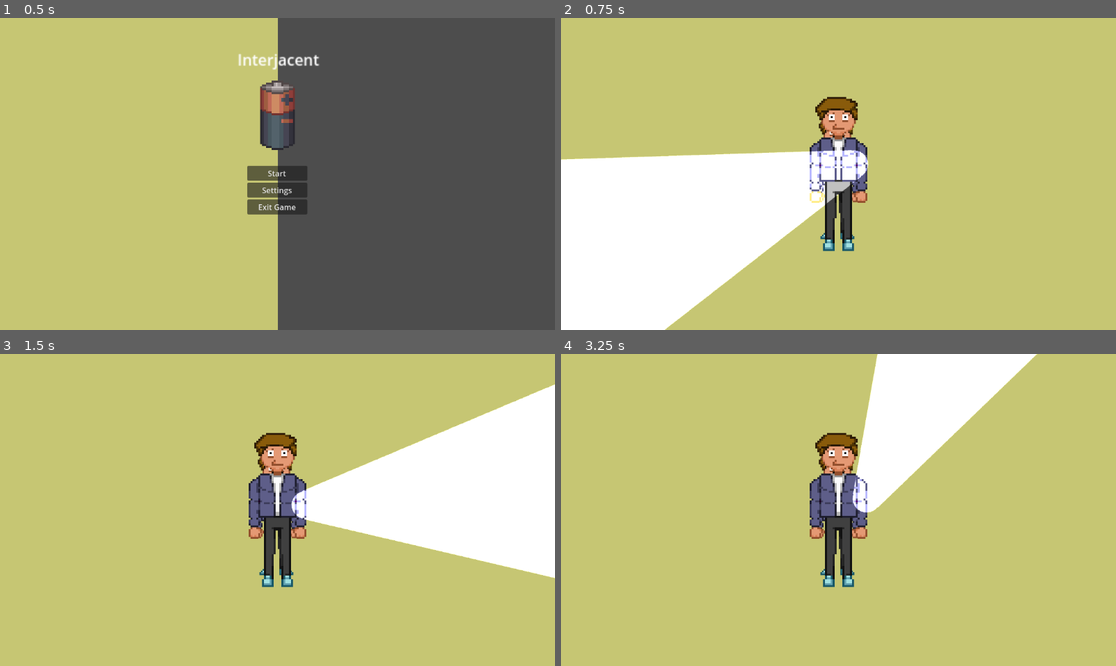
Above: before the commit, frames 1-4 (two rows, left to right).
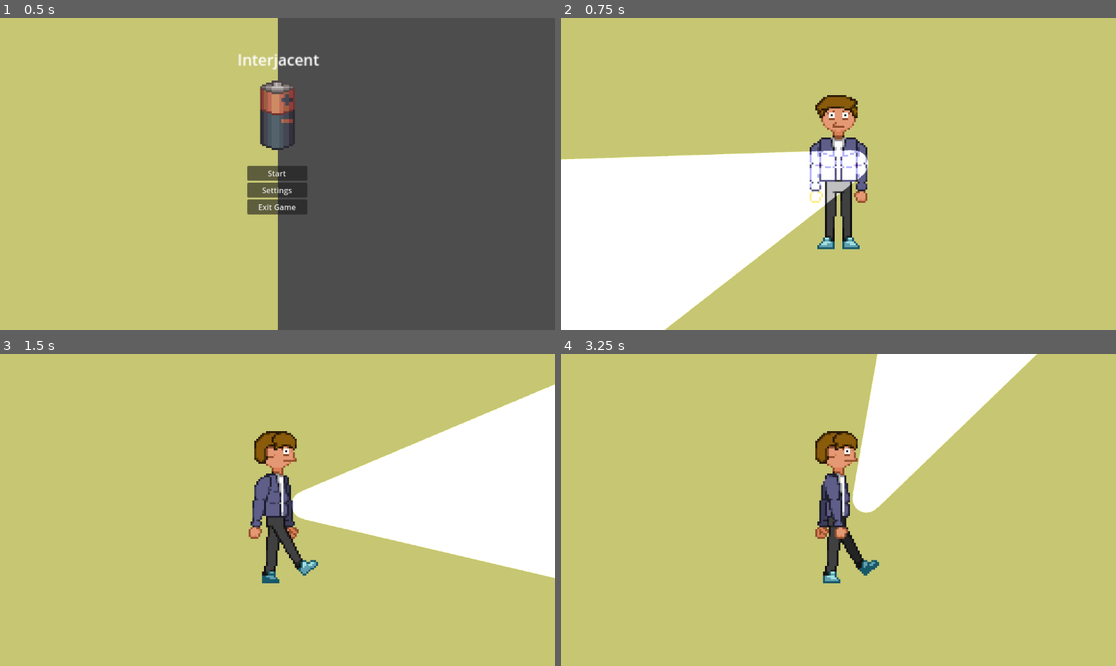
Above: after the commit, the same moments.

Repository: ChloeMayLikeCheese/GDD112-Group-Project
Game: Godot game, scene res://Menus/start_menu.tscn
Same seed, same stepped clock (60 frames per second), same inputs: the game is played once before the commit and once after it.
Inputs (mouse positions are in pixels of both pictures, inside the frame that each line leads up to):
- Up to frame 1 (0.5 s): no input
- Up to frame 2 (0.75 s): click "Start" at 0.5 s
- Up to frame 3 (1.5 s): tap Enter at 1.25 s; move the mouse to (399, 494) at 1.27 s; hold D (Right) from 1.28 s (still down)
- Up to frame 4 (3.25 s): move the mouse to (727, 525) at 2.02 s; release D (Right) at 2.03 s; hold S (Down) 2.03-2.78 s; move the mouse to (894, 441) at 2.77 s; hold D (Right) from 2.78 s (still down)

Frame 1 is identical in both runs. In frame 2, 0.8% of the frame differs, in the area x 45-54%, y 24-75%; in frame 3, 2.7%; in frame 4, 3.0%, in the area x 44-58%, y 24-75%.

Commit message:
Animations

Diff:
--- a/Creatures/Darkner.gd
+++ b/Creatures/Darkner.gd
@@ -2,7 +2,7 @@
 
 var move_speed = -500
 var chasing = false
-func _physics_process(delta):
+func _physics_process(_delta):
 	if chasing:
 		#global_position.move_toward($"../../Character".global_position, delta * 100)
 
--- a/Creatures/character.gd
+++ b/Creatures/character.gd
@@ -1,12 +1,28 @@
 extends CharacterBody2D
 
-
+@onready var CharacterAnimation = $CharacterAnimations
 
 var speed = 200
 func _process(_delta):
 	var direction = Input.get_vector("Left","Right","Up","Down")
 	velocity = direction * speed
 	move_and_slide()
+	if Input.is_action_pressed("Right"):
+		CharacterAnimation.play("WalkRight")
+	if Input.is_action_pressed("Left"):
+		CharacterAnimation.play("WalkLeft")
+	if Input.is_action_pressed("Up"):
+		CharacterAnimation.play("WalkUp")
+	if Input.is_action_pressed("Down"):
+		CharacterAnimation.play("WalkDown")
+	if Input.is_action_just_released("Right"):
+		CharacterAnimation.play("RightIdle")
+	if Input.is_action_just_released("Left"):
+		CharacterAnimation.play("LeftIdle")
+	if Input.is_action_just_released("Up"):
+		CharacterAnimation.play("UpIdle")
+	if Input.is_action_just_released("Down"):
+		CharacterAnimation.play("DownIdle")
 
 
 func get_last_mouse_pos():
--- a/Creatures/character.tscn
+++ b/Creatures/character.tscn
@@ -1,11 +1,194 @@
-[gd_scene load_steps=5 format=3 uid="uid://caqrfwj78qk08"]
+[gd_scene load_steps=26 format=3 uid="uid://caqrfwj78qk08"]
 
 [ext_resource type="Script" path="res://Creatures/character.gd" id="1_7qeht"]
+[ext_resource type="Texture2D" uid="uid://kj5j1ed7rgs4" path="res://Textures/Sprite sheets/Playerspritesheet.png" id="3_05lnt"]
 [ext_resource type="PackedScene" uid="uid://begj2j3dpscvb" path="res://Scenes/flashlight.tscn" id="3_056hc"]
-[ext_resource type="Texture2D" uid="uid://cn1ng3uylghq5" path="res://Textures/Sprite sheets/Playercharacter.png" id="3_gri71"]
 
 [sub_resource type="RectangleShape2D" id="RectangleShape2D_b7h46"]
 size = Vector2(95, 254)
+
+[sub_resource type="AtlasTexture" id="AtlasTexture_atffv"]
+atlas = ExtResource("3_05lnt")
+region = Rect2(0, 0, 200, 400)
+
+[sub_resource type="AtlasTexture" id="AtlasTexture_v464j"]
+atlas = ExtResource("3_05lnt")
+region = Rect2(3000, 0, 200, 400)
+
+[sub_resource type="AtlasTexture" id="AtlasTexture_57cy0"]
+atlas = ExtResource("3_05lnt")
+region = Rect2(2200, 0, 200, 400)
+
+[sub_resource type="AtlasTexture" id="AtlasTexture_7xoyr"]
+atlas = ExtResource("3_05lnt")
+region = Rect2(3400, 0, 200, 400)
+
+[sub_resource type="AtlasTexture" id="AtlasTexture_qrwb4"]
+atlas = ExtResource("3_05lnt")
+region = Rect2(800, 0, 200, 400)
+
+[sub_resource type="AtlasTexture" id="AtlasTexture_7tjvo"]
+atlas = ExtResource("3_05lnt")
+region = Rect2(1000, 0, 200, 400)
+
+[sub_resource type="AtlasTexture" id="AtlasTexture_hl0pm"]
+atlas = ExtResource("3_05lnt")
+region = Rect2(1200, 0, 200, 400)
+
+[sub_resource type="AtlasTexture" id="AtlasTexture_q6dx0"]
+atlas = ExtResource("3_05lnt")
+region = Rect2(1400, 0, 200, 400)
+
+[sub_resource type="AtlasTexture" id="AtlasTexture_0igk3"]
+atlas = ExtResource("3_05lnt")
+region = Rect2(2400, 0, 200, 400)
+
+[sub_resource type="AtlasTexture" id="AtlasTexture_m45xa"]
+atlas = ExtResource("3_05lnt")
+region = Rect2(2600, 0, 200, 400)
+
+[sub_resource type="AtlasTexture" id="AtlasTexture_coyh5"]
+atlas = ExtResource("3_05lnt")
+region = Rect2(2800, 0, 200, 400)
+
+[sub_resource type="AtlasTexture" id="AtlasTexture_edrbe"]
+atlas = ExtResource("3_05lnt")
+region = Rect2(3000, 0, 200, 400)
+
+[sub_resource type="AtlasTexture" id="AtlasTexture_s6oxq"]
+atlas = ExtResource("3_05lnt")
+region = Rect2(1600, 0, 200, 400)
+
+[sub_resource type="AtlasTexture" id="AtlasTexture_ew7a5"]
+atlas = ExtResource("3_05lnt")
+region = Rect2(1800, 0, 200, 400)
+
+[sub_resource type="AtlasTexture" id="AtlasTexture_h78ue"]
+atlas = ExtResource("3_05lnt")
+region = Rect2(2000, 0, 200, 400)
+
+[sub_resource type="AtlasTexture" id="AtlasTexture_0vj1x"]
+atlas = ExtResource("3_05lnt")
+region = Rect2(2200, 0, 200, 400)
+
+[sub_resource type="AtlasTexture" id="AtlasTexture_2pwml"]
+atlas = ExtResource("3_05lnt")
+region = Rect2(3200, 0, 200, 400)
+
+[sub_resource type="AtlasTexture" id="AtlasTexture_otdft"]
+atlas = ExtResource("3_05lnt")
+region = Rect2(3400, 0, 200, 400)
+
+[sub_resource type="AtlasTexture" id="AtlasTexture_iq5ic"]
+atlas = ExtResource("3_05lnt")
+region = Rect2(3600, 0, 200, 400)
+
+[sub_resource type="AtlasTexture" id="AtlasTexture_41cet"]
+atlas = ExtResource("3_05lnt")
+region = Rect2(3800, 0, 200, 400)
+
+[sub_resource type="SpriteFrames" id="SpriteFrames_4bn3p"]
+animations = [{
+"frames": [{
+"duration": 1.0,
+"texture": SubResource("AtlasTexture_atffv")
+}],
+"loop": true,
+"name": &"DownIdle",
+"speed": 5.0
+}, {
+"frames": [{
+"duration": 1.0,
+"texture": SubResource("AtlasTexture_v464j")
+}],
+"loop": true,
+"name": &"LeftIdle",
+"speed": 5.0
+}, {
+"frames": [{
+"duration": 1.0,
+"texture": SubResource("AtlasTexture_57cy0")
+}],
+"loop": true,
+"name": &"RightIdle",
+"speed": 5.0
+}, {
+"frames": [{
+"duration": 1.0,
+"texture": SubResource("AtlasTexture_7xoyr")
+}],
+"loop": true,
+"name": &"UpIdle",
+"speed": 5.0
+}, {
+"frames": [{
+"duration": 1.0,
+"texture": SubResource("AtlasTexture_qrwb4")
+}, {
+"duration": 1.0,
+"texture": SubResource("AtlasTexture_7tjvo")
+}, {
+"duration": 1.0,
+"texture": SubResource("AtlasTexture_hl0pm")
+}, {
+"duration": 1.0,
+"texture": SubResource("AtlasTexture_q6dx0")
+}],
+"loop": true,
+"name": &"WalkDown",
+"speed": 5.0
+}, {
+"frames": [{
+"duration": 1.0,
+"texture": SubResource("AtlasTexture_0igk3")
+}, {
+"duration": 1.0,
+"texture": SubResource("AtlasTexture_m45xa")
+}, {
+"duration": 1.0,
+"texture": SubResource("AtlasTexture_coyh5")
+}, {
+"duration": 1.0,
+"texture": SubResource("AtlasTexture_edrbe")
+}],
+"loop": true,
+"name": &"WalkLeft",
+"speed": 5.0
+}, {
+"frames": [{
+"duration": 1.0,
+"texture": SubResource("AtlasTexture_s6oxq")
+}, {
+"duration": 1.0,
+"texture": SubResource("AtlasTexture_ew7a5")
+}, {
+"duration": 1.0,
+"texture": SubResource("AtlasTexture_h78ue")
+}, {
+"duration": 1.0,
+"texture": SubResource("AtlasTexture_0vj1x")
+}],
+"loop": true,
+"name": &"WalkRight",
+"speed": 5.0
+}, {
+"frames": [{
+"duration": 1.0,
+"texture": SubResource("AtlasTexture_2pwml")
+}, {
+"duration": 1.0,
+"texture": SubResource("AtlasTexture_otdft")
+}, {
+"duration": 1.0,
+"texture": SubResource("AtlasTexture_iq5ic")
+}, {
+"duration": 1.0,
+"texture": SubResource("AtlasTexture_41cet")
+}],
+"loop": true,
+"name": &"WalkUp",
+"speed": 5.0
+}]
 
 [node name="Character" type="CharacterBody2D"]
 collision_mask = 7
@@ -20,9 +203,6 @@
 [node name="flashlight" parent="." instance=ExtResource("3_056hc")]
 position = Vector2(46, -17)
 
-[node name="Playercharacter" type="Sprite2D" parent="."]
-position = Vector2(-3.00001, 9)
-scale = Vector2(0.8, 0.8)
-texture = ExtResource("3_gri71")
-region_enabled = true
-region_rect = Rect2(34.8439, 37.278, 128.502, 321.467)
+[node name="CharacterAnimations" type="AnimatedSprite2D" parent="."]
+sprite_frames = SubResource("SpriteFrames_4bn3p")
+animation = &"DownIdle"
--- /dev/null
+++ b/Scenes/CharacterAnimations.gd
@@ -0,0 +1,13 @@
+extends CharacterBody2D
+
+@onready var CharacterAnimation = $AnimatedSprite2D
+
+# Called when the node enters the scene tree for the first time.
+func _ready():
+	pass
+
+
+# Called every frame. 'delta' is the elapsed time since the previous frame.
+func _process(delta):
+	if Input.is_action_pressed("ui_right"):
+		CharacterAnimation.play("WalkRight")
--- a/Scenes/backrooms_1.tscn
+++ b/Scenes/backrooms_1.tscn
@@ -6,7 +6,6 @@
 [ext_resource type="Texture2D" uid="uid://dsobykbaipexe" path="res://Textures/Tileset/Basetile - Copy.png" id="2_q1oui"]
 [ext_resource type="PackedScene" uid="uid://cmf8361jt5w0s" path="res://Creatures/monster_1.tscn" id="3_x1jhr"]
 [ext_resource type="PackedScene" uid="uid://hajuk2n703qe" path="res://Menus/pause_menu.tscn" id="4_v37ud"]
-[ext_resource type="Texture2D" uid="uid://kj5j1ed7rgs4" path="res://Textures/Sprite sheets/Playerspritesheet.png" id="6_m03kk"]
 
 [sub_resource type="PhysicsMaterial" id="PhysicsMaterial_27vep"]
 
@@ -37,141 +36,6 @@
 sources/0 = SubResource("TileSetAtlasSource_3ok5j")
 sources/1 = SubResource("TileSetAtlasSource_iqpmw")
 
-[sub_resource type="AtlasTexture" id="AtlasTexture_q6dx0"]
-atlas = ExtResource("6_m03kk")
-region = Rect2(1400, 0, 200, 400)
-
-[sub_resource type="AtlasTexture" id="AtlasTexture_hl0pm"]
-atlas = ExtResource("6_m03kk")
-region = Rect2(1200, 0, 200, 400)
-
-[sub_resource type="AtlasTexture" id="AtlasTexture_7tjvo"]
-atlas = ExtResource("6_m03kk")
-region = Rect2(1000, 0, 200, 400)
-
-[sub_resource type="AtlasTexture" id="AtlasTexture_qrwb4"]
-atlas = ExtResource("6_m03kk")
-region = Rect2(800, 0, 200, 400)
-
-[sub_resource type="AtlasTexture" id="AtlasTexture_edrbe"]
-atlas = ExtResource("6_m03kk")
-region = Rect2(3000, 0, 200, 400)
-
-[sub_resource type="AtlasTexture" id="AtlasTexture_coyh5"]
-atlas = ExtResource("6_m03kk")
-region = Rect2(2800, 0, 200, 400)
-
-[sub_resource type="AtlasTexture" id="AtlasTexture_m45xa"]
-atlas = ExtResource("6_m03kk")
-region = Rect2(2600, 0, 200, 400)
-
-[sub_resource type="AtlasTexture" id="AtlasTexture_0igk3"]
-atlas = ExtResource("6_m03kk")
-region = Rect2(2400, 0, 200, 400)
-
-[sub_resource type="AtlasTexture" id="AtlasTexture_0vj1x"]
-atlas = ExtResource("6_m03kk")
-region = Rect2(2200, 0, 200, 400)
-
-[sub_resource type="AtlasTexture" id="AtlasTexture_h78ue"]
-atlas = ExtResource("6_m03kk")
-region = Rect2(2000, 0, 200, 400)
-
-[sub_resource type="AtlasTexture" id="AtlasTexture_ew7a5"]
-atlas = ExtResource("6_m03kk")
-region = Rect2(1800, 0, 200, 400)
-
-[sub_resource type="AtlasTexture" id="AtlasTexture_s6oxq"]
-atlas = ExtResource("6_m03kk")
-region = Rect2(1600, 0, 200, 400)
-
-[sub_resource type="AtlasTexture" id="AtlasTexture_41cet"]
-atlas = ExtResource("6_m03kk")
-region = Rect2(3800, 0, 200, 400)
-
-[sub_resource type="AtlasTexture" id="AtlasTexture_iq5ic"]
-atlas = ExtResource("6_m03kk")
-region = Rect2(3600, 0, 200, 400)
-
-[sub_resource type="AtlasTexture" id="AtlasTexture_otdft"]
-atlas = ExtResource("6_m03kk")
-region = Rect2(3400, 0, 200, 400)
-
-[sub_resource type="AtlasTexture" id="AtlasTexture_2pwml"]
-atlas = ExtResource("6_m03kk")
-region = Rect2(3200, 0, 200, 400)
-
-[sub_resource type="SpriteFrames" id="SpriteFrames_02le4"]
-animations = [{
-"frames": [{
-"duration": 1.0,
-"texture": SubResource("AtlasTexture_q6dx0")
-}, {
-"duration": 1.0,
-"texture": SubResource("AtlasTexture_hl0pm")
-}, {
-"duration": 1.0,
-"texture": SubResource("AtlasTexture_7tjvo")
-}, {
-"duration": 1.0,
-"texture": SubResource("AtlasTexture_qrwb4")
-}],
-"loop": true,
-"name": &"WalkDown",
-"speed": 5.0
-}, {
-"frames": [{
-"duration": 1.0,
-"texture": SubResource("AtlasTexture_edrbe")
-}, {
-"duration": 1.0,
-"texture": SubResource("AtlasTexture_coyh5")
-}, {
-"duration": 1.0,
-"texture": SubResource("AtlasTexture_m45xa")
-}, {
-"duration": 1.0,
-"texture": SubResource("AtlasTexture_0igk3")
-}],
-"loop": true,
-"name": &"WalkLeft",
-"speed": 5.0
-}, {
-"frames": [{
-"duration": 1.0,
-"texture": SubResource("AtlasTexture_0vj1x")
-}, {
-"duration": 1.0,
-"texture": SubResource("AtlasTexture_h78ue")
-}, {
-"duration": 1.0,
-"texture": SubResource("AtlasTexture_ew7a5")
-}, {
-"duration": 1.0,
-"texture": SubResource("AtlasTexture_s6oxq")
-}],
-"loop": true,
-"name": &"WalkRight",
-"speed": 5.0
-}, {
-"frames": [{
-"duration": 1.0,
-"texture": SubResource("AtlasTexture_41cet")
-}, {
-"duration": 1.0,
-"texture": SubResource("AtlasTexture_iq5ic")
-}, {
-"duration": 1.0,
-"texture": SubResource("AtlasTexture_otdft")
-}, {
-"duration": 1.0,
-"texture": SubResource("AtlasTexture_2pwml")
-}],
-"loop": true,
-"name": &"WalkUp",
-"speed": 5.0
-}]
-
 [node name="Backrooms_1" type="Node2D"]
 
 [node name="PauseMenu" parent="." instance=ExtResource("4_v37ud")]
@@ -196,10 +60,6 @@
 
 [node name="Character" parent="." instance=ExtResource("1_4j7pa")]
 
-[node name="CharacterAnimations" type="AnimatedSprite2D" parent="Character"]
-sprite_frames = SubResource("SpriteFrames_02le4")
-animation = &"WalkDown"
-
 [node name="Monsters" type="Node2D" parent="."]
 
 [node name="Monster_1" parent="Monsters" instance=ExtResource("3_x1jhr")]
Not shown: 1 places in Scenes/backrooms_1.tscn that only renumber resources
